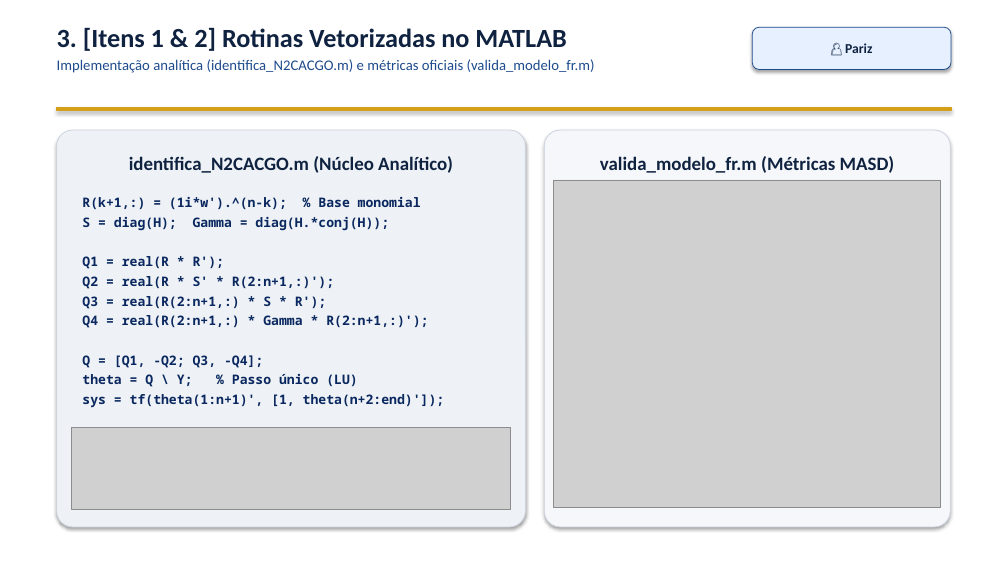
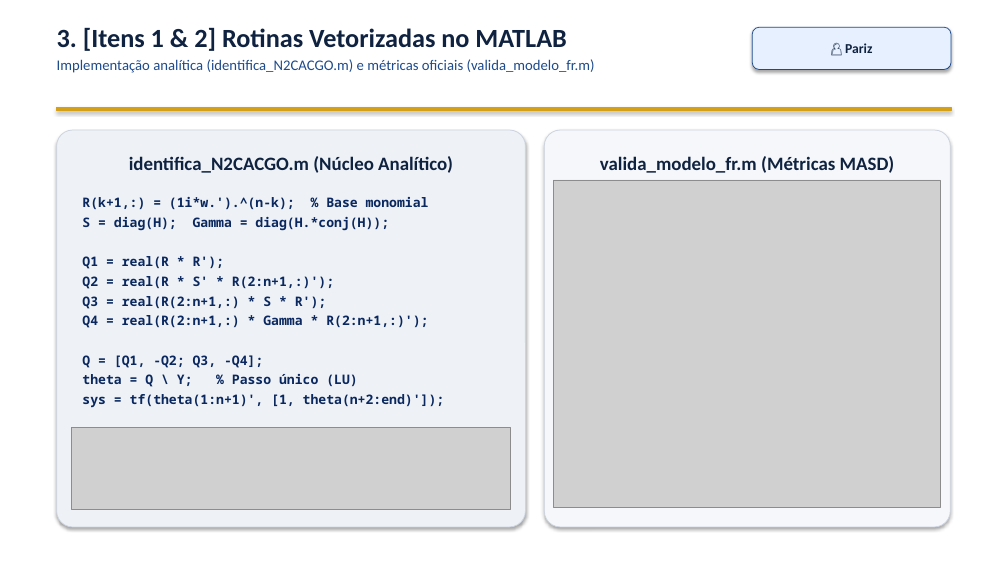
Before and after one commit to VPariz/masd-identificacao-n2cacgo, a slide deck: slide 4 of apresentacao/apresentacao_MASD_N2CACGO_IME.pptx. Drawn at 1008x567 pixels with LibreOffice and Linux fonts; fonts in the diff are those of the drawing; grey boxes stand for pictures. Boxes give left, top, right and bottom in pixels: in the first picture for what was removed or moved away, otherwise in the second. Text is boxed around its words. In the diff, an @@ line names an element or a change of style, - is before the commit and + after.

```diff
--- a/apresentacao/apresentacao_MASD_N2CACGO_IME.pptx
+++ b/apresentacao/apresentacao_MASD_N2CACGO_IME.pptx
@@ text in rounded rectangle at [82,197,445,408]: text changed @@
-R(k+1,:) = (1i*w').^(n-k); % Base monomial
-S = diag(H); Gamma = diag(H.*conj(H));
-Q1 = real(R * R');
-Q2 = real(R * S' * R(2:n+1,:)');
-Q3 = real(R(2:n+1,:) * S * R');
-Q4 = real(R(2:n+1,:) * Gamma * R(2:n+1,:)');
-Q = [Q1, -Q2; Q3, -Q4];
-theta = Q \ Y; % Passo único (LU)
-sys = tf(theta(1:n+1)', [1, theta(n+2:end)']);
+R(k+1,:) = (1i*w.').^(n-k); % Base monomial
+S = diag(H); Gamma = diag(H.*conj(H));
+Q1 = real(R * R');
+Q2 = real(R * S' * R(2:n+1,:)');
+Q3 = real(R(2:n+1,:) * S * R');
+Q4 = real(R(2:n+1,:) * Gamma * R(2:n+1,:)');
+Q = [Q1, -Q2; Q3, -Q4];
+theta = Q \ Y; % Passo único (LU)
+sys = tf(theta(1:n+1)', [1, theta(n+2:end)']);
```
Also in this commit, not shown: 2 other slides changed, 8 other files.
